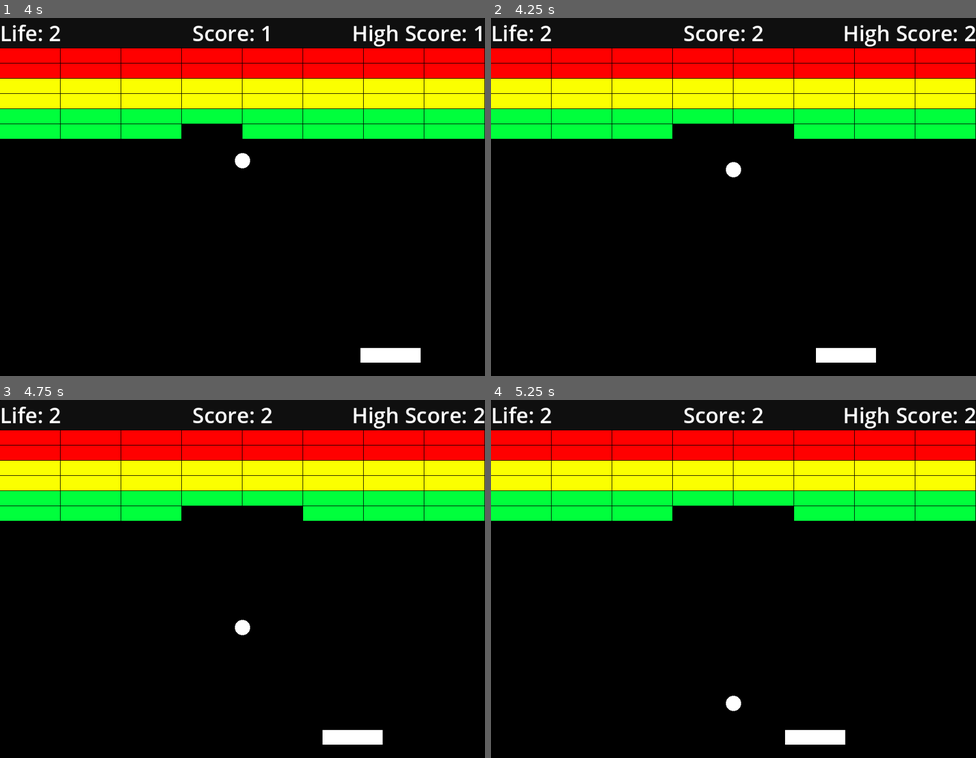
Above: before the commit, frames 1-4 (two rows, left to right).
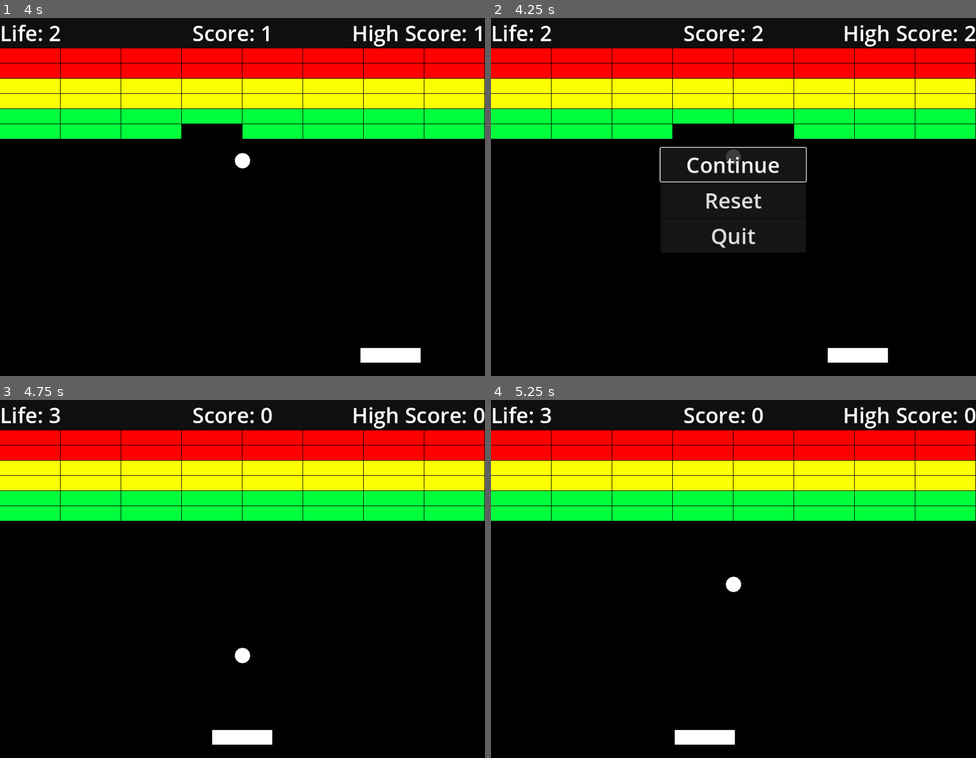
Above: after the commit, the same moments.

Repository: Xyloph/20GC_Game2
Game: Godot game, scene res://scenes/main.tscn
Two runs of this game, one before a commit and one after it. Both use one fixed random seed, a clock stepped at 60 frames per second and the inputs below.
Inputs (mouse positions are in pixels of both pictures, inside the frame that each line leads up to):
- Up to frame 1 (4 s): tap Enter at 0.5 s; hold Right (ui_right) 0.53-1.28 s; hold Left (ui_left) 1.28-2.03 s; hold Right (ui_right) 2.03-3.53 s; hold Left (ui_left) from 3.53 s (still down)
- Up to frame 2 (4.25 s): keep holding Left (ui_left); tap Escape (ui_cancel) at 4.15 s
- Up to frame 3 (4.75 s): release Left (ui_left) at 4.25 s; click (242, 582) at 4.25 s, where only the run after the commit has a clickable "Reset"
- Up to frame 4 (5.25 s): hold Left (ui_left) from 5.03 s (still down)

Frame 1 is identical in both runs. In frame 2, 1.4% of the frame differs, in the area x 34-82%, y 35-97%; in frame 3, 2.5%, in the area x 10-100%, y 2-97%; in frame 4, 2.5%.

Commit message:
refactor of everything, pause, score, saving/loading

Diff:
--- a/project.godot
+++ b/project.godot
@@ -15,6 +15,10 @@
 config/features=PackedStringArray("4.2", "GL Compatibility")
 config/icon="res://icon.svg"
 
+[autoload]
+
+EventBus="*res://resources/EventBus.gd"
+
 [display]
 
 window/size/viewport_width=1024
@@ -23,7 +27,8 @@
 
 [editor]
 
-movie_writer/movie_file="C:/src/godot/Game2_Breakout/record.avi"
+movie_writer/movie_file="D:/src/godot/20Games/20GC_Game2/record.avi"
+movie_writer/fps=120
 
 [physics]
 
--- /dev/null
+++ b/resources/EventBus.gd
@@ -0,0 +1,3 @@
+extends Node
+# Signal sent when a block is destroyed
+signal block_destroyed()
--- /dev/null
+++ b/resources/highscore.gd
@@ -0,0 +1,20 @@
+extends Node
+class_name HighScore
+
+const path = "user://high_score.save"
+
+static func save(value):
+	var file := FileAccess.open(path, FileAccess.WRITE)
+	print("Saving high score")
+	file.store_var(value)
+	file.close()
+
+static func load() -> int:
+	if FileAccess.file_exists(path):
+		var file := FileAccess.open(path, FileAccess.READ)
+		var score := file.get_var() as int
+		print("Loading high score")
+		file.close()
+		return score
+	else:
+		return 0 # default high score
--- /dev/null
+++ b/scenes/Level1.tscn
@@ -0,0 +1,235 @@
+[gd_scene load_steps=2 format=3 uid="uid://dh3bdnsejlo0c"]
+
+[ext_resource type="PackedScene" uid="uid://b4sl771iccapw" path="res://scenes/block.tscn" id="1_rqnug"]
+
+[node name="Level1" type="Node2D"]
+
+[node name="Row3" type="Node2D" parent="."]
+
+[node name="Block" parent="Row3" instance=ExtResource("1_rqnug")]
+position = Vector2(0, 64)
+hit_points = 3
+color = Color(1, 0, 0, 1)
+
+[node name="Block2" parent="Row3" instance=ExtResource("1_rqnug")]
+position = Vector2(0, 96)
+hit_points = 3
+color = Color(1, 0, 0, 1)
+
+[node name="Block3" parent="Row3" instance=ExtResource("1_rqnug")]
+position = Vector2(128, 64)
+hit_points = 3
+color = Color(1, 0, 0, 1)
+
+[node name="Block4" parent="Row3" instance=ExtResource("1_rqnug")]
+position = Vector2(128, 96)
+hit_points = 3
+color = Color(1, 0, 0, 1)
+
+[node name="Block5" parent="Row3" instance=ExtResource("1_rqnug")]
+position = Vector2(256, 64)
+hit_points = 3
+color = Color(1, 0, 0, 1)
+
+[node name="Block6" parent="Row3" instance=ExtResource("1_rqnug")]
+position = Vector2(256, 96)
+hit_points = 3
+color = Color(1, 0, 0, 1)
+
+[node name="Block7" parent="Row3" instance=ExtResource("1_rqnug")]
+position = Vector2(384, 64)
+hit_points = 3
+color = Color(1, 0, 0, 1)
+
+[node name="Block8" parent="Row3" instance=ExtResource("1_rqnug")]
+position = Vector2(384, 96)
+hit_points = 3
+color = Color(1, 0, 0, 1)
+
+[node name="Block9" parent="Row3" instance=ExtResource("1_rqnug")]
+position = Vector2(512, 64)
+hit_points = 3
+color = Color(1, 0, 0, 1)
+
+[node name="Block10" parent="Row3" instance=ExtResource("1_rqnug")]
+position = Vector2(512, 96)
+hit_points = 3
+color = Color(1, 0, 0, 1)
+
+[node name="Block11" parent="Row3" instance=ExtResource("1_rqnug")]
+position = Vector2(640, 64)
+hit_points = 3
+color = Color(1, 0, 0, 1)
+
+[node name="Block12" parent="Row3" instance=ExtResource("1_rqnug")]
+position = Vector2(640, 96)
+hit_points = 3
+color = Color(1, 0, 0, 1)
+
+[node name="Block13" parent="Row3" instance=ExtResource("1_rqnug")]
+position = Vector2(768, 64)
+hit_points = 3
+color = Color(1, 0, 0, 1)
+
+[node name="Block14" parent="Row3" instance=ExtResource("1_rqnug")]
+position = Vector2(768, 96)
+hit_points = 3
+color = Color(1, 0, 0, 1)
+
+[node name="Block15" parent="Row3" instance=ExtResource("1_rqnug")]
+position = Vector2(896, 64)
+hit_points = 3
+color = Color(1, 0, 0, 1)
+
+[node name="Block16" parent="Row3" instance=ExtResource("1_rqnug")]
+position = Vector2(896, 96)
+hit_points = 3
+color = Color(1, 0, 0, 1)
+
+[node name="Row2" type="Node2D" parent="."]
+
+[node name="Block" parent="Row2" instance=ExtResource("1_rqnug")]
+position = Vector2(0, 128)
+hit_points = 2
+color = Color(0.984314, 1, 0, 1)
+
+[node name="Block2" parent="Row2" instance=ExtResource("1_rqnug")]
+position = Vector2(0, 160)
+hit_points = 2
+color = Color(0.984314, 1, 0, 1)
+
+[node name="Block3" parent="Row2" instance=ExtResource("1_rqnug")]
+position = Vector2(128, 128)
+hit_points = 2
+color = Color(0.984314, 1, 0, 1)
+
+[node name="Block4" parent="Row2" instance=ExtResource("1_rqnug")]
+position = Vector2(128, 160)
+hit_points = 2
+color = Color(0.984314, 1, 0, 1)
+
+[node name="Block5" parent="Row2" instance=ExtResource("1_rqnug")]
+position = Vector2(256, 128)
+hit_points = 2
+color = Color(0.984314, 1, 0, 1)
+
+[node name="Block6" parent="Row2" instance=ExtResource("1_rqnug")]
+position = Vector2(256, 160)
+hit_points = 2
+color = Color(0.984314, 1, 0, 1)
+
+[node name="Block7" parent="Row2" instance=ExtResource("1_rqnug")]
+position = Vector2(384, 128)
+hit_points = 2
+color = Color(0.984314, 1, 0, 1)
+
+[node name="Block8" parent="Row2" instance=ExtResource("1_rqnug")]
+position = Vector2(384, 160)
+hit_points = 2
+color = Color(0.984314, 1, 0, 1)
+
+[node name="Block9" parent="Row2" instance=ExtResource("1_rqnug")]
+position = Vector2(512, 128)
+hit_points = 2
+color = Color(0.984314, 1, 0, 1)
+
+[node name="Block10" parent="Row2" instance=ExtResource("1_rqnug")]
+position = Vector2(512, 160)
+hit_points = 2
+color = Color(0.984314, 1, 0, 1)
+
+[node name="Block11" parent="Row2" instance=ExtResource("1_rqnug")]
+position = Vector2(640, 128)
+hit_points = 2
+color = Color(0.984314, 1, 0, 1)
+
+[node name="Block12" parent="Row2" instance=ExtResource("1_rqnug")]
+position = Vector2(640, 160)
+hit_points = 2
+color = Color(0.984314, 1, 0, 1)
+
+[node name="Block13" parent="Row2" instance=ExtResource("1_rqnug")]
+position = Vector2(768, 128)
+hit_points = 2
+color = Color(0.984314, 1, 0, 1)
+
+[node name="Block14" parent="Row2" instance=ExtResource("1_rqnug")]
+position = Vector2(768, 160)
+hit_points = 2
+color = Color(0.984314, 1, 0, 1)
+
+[node name="Block15" parent="Row2" instance=ExtResource("1_rqnug")]
+position = Vector2(896, 128)
+hit_points = 2
+color = Color(0.984314, 1, 0, 1)
+
+[node name="Block16" parent="Row2" instance=ExtResource("1_rqnug")]
+position = Vector2(896, 160)
+hit_points = 2
+color = Color(0.984314, 1, 0, 1)
+
+[node name="Row1" type="Node2D" parent="."]
+
+[node name="Block" parent="Row1" instance=ExtResource("1_rqnug")]
+position = Vector2(0, 192)
+color = Color(0, 1, 0.235294, 1)
+
+[node name="Block2" parent="Row1" instance=ExtResource("1_rqnug")]
+position = Vector2(0, 224)
+color = Color(0, 1, 0.235294, 1)
+
+[node name="Block3" parent="Row1" instance=ExtResource("1_rqnug")]
+position = Vector2(128, 192)
+color = Color(0, 1, 0.235294, 1)
+
+[node name="Block4" parent="Row1" instance=ExtResource("1_rqnug")]
+position = Vector2(128, 224)
+color = Color(0, 1, 0.235294, 1)
+
+[node name="Block5" parent="Row1" instance=ExtResource("1_rqnug")]
+position = Vector2(256, 192)
+color = Color(0, 1, 0.235294, 1)
+
+[node name="Block6" parent="Row1" instance=ExtResource("1_rqnug")]
+position = Vector2(256, 224)
+color = Color(0, 1, 0.235294, 1)
+
+[node name="Block7" parent="Row1" instance=ExtResource("1_rqnug")]
+position = Vector2(384, 192)
+color = Color(0, 1, 0.235294, 1)
+
+[node name="Block8" parent="Row1" instance=ExtResource("1_rqnug")]
+position = Vector2(384, 224)
+color = Color(0, 1, 0.235294, 1)
+
+[node name="Block9" parent="Row1" instance=ExtResource("1_rqnug")]
+position = Vector2(512, 192)
+color = Color(0, 1, 0.235294, 1)
+
+[node name="Block10" parent="Row1" instance=ExtResource("1_rqnug")]
+position = Vector2(512, 224)
+color = Color(0, 1, 0.235294, 1)
+
+[node name="Block11" parent="Row1" instance=ExtResource("1_rqnug")]
+position = Vector2(640, 192)
+color = Color(0, 1, 0.235294, 1)
+
+[node name="Block12" parent="Row1" instance=ExtResource("1_rqnug")]
+position = Vector2(640, 224)
+color = Color(0, 1, 0.235294, 1)
+
+[node name="Block13" parent="Row1" instance=ExtResource("1_rqnug")]
+position = Vector2(768, 192)
+color = Color(0, 1, 0.235294, 1)
+
+[node name="Block14" parent="Row1" instance=ExtResource("1_rqnug")]
+position = Vector2(768, 224)
+color = Color(0, 1, 0.235294, 1)
+
+[node name="Block15" parent="Row1" instance=ExtResource("1_rqnug")]
+position = Vector2(896, 192)
+color = Color(0, 1, 0.235294, 1)
+
+[node name="Block16" parent="Row1" instance=ExtResource("1_rqnug")]
+position = Vector2(896, 224)
+color = Color(0, 1, 0.235294, 1)
--- a/scenes/main.tscn
+++ b/scenes/main.tscn
@@ -1,242 +1,15 @@
-[gd_scene load_steps=5 format=3 uid="uid://55gdbgimfbvk"]
+[gd_scene load_steps=8 format=3 uid="uid://55gdbgimfbvk"]
 
 [ext_resource type="Script" path="res://scripts/main.gd" id="1_08da0"]
 [ext_resource type="PackedScene" uid="uid://b4sl771iccapw" path="res://scenes/block.tscn" id="2_cr6gh"]
 [ext_resource type="PackedScene" uid="uid://d1p1bdcb4oqog" path="res://scenes/ball.tscn" id="3_nvyhm"]
 [ext_resource type="PackedScene" uid="uid://dd6r04buxxtfc" path="res://scenes/ui.tscn" id="4_tyu2r"]
+[ext_resource type="PackedScene" uid="uid://dh3bdnsejlo0c" path="res://scenes/Level1.tscn" id="5_7qtve"]
+[ext_resource type="Script" path="res://scripts/ui.gd" id="5_og4ed"]
+[ext_resource type="PackedScene" uid="uid://c03mkkbkoy4sh" path="res://scenes/pause_menu.tscn" id="6_uw8xt"]
 
 [node name="Main" type="Node2D"]
 script = ExtResource("1_08da0")
-
-[node name="Row3" type="Node2D" parent="."]
-
-[node name="Block" parent="Row3" instance=ExtResource("2_cr6gh")]
-position = Vector2(0, 64)
-hit_points = 3
-color = Color(1, 0, 0, 1)
-
-[node name="Block2" parent="Row3" instance=ExtResource("2_cr6gh")]
-position = Vector2(0, 96)
-hit_points = 3
-color = Color(1, 0, 0, 1)
-
-[node name="Block3" parent="Row3" instance=ExtResource("2_cr6gh")]
-position = Vector2(128, 64)
-hit_points = 3
-color = Color(1, 0, 0, 1)
-
-[node name="Block4" parent="Row3" instance=ExtResource("2_cr6gh")]
-position = Vector2(128, 96)
-hit_points = 3
-color = Color(1, 0, 0, 1)
-
-[node name="Block5" parent="Row3" instance=ExtResource("2_cr6gh")]
-position = Vector2(256, 64)
-hit_points = 3
-color = Color(1, 0, 0, 1)
-
-[node name="Block6" parent="Row3" instance=ExtResource("2_cr6gh")]
-position = Vector2(256, 96)
-hit_points = 3
-color = Color(1, 0, 0, 1)
-
-[node name="Block7" parent="Row3" instance=ExtResource("2_cr6gh")]
-position = Vector2(384, 64)
-hit_points = 3
-color = Color(1, 0, 0, 1)
-
-[node name="Block8" parent="Row3" instance=ExtResource("2_cr6gh")]
-position = Vector2(384, 96)
-hit_points = 3
-color = Color(1, 0, 0, 1)
-
-[node name="Block9" parent="Row3" instance=ExtResource("2_cr6gh")]
-position = Vector2(512, 64)
-hit_points = 3
-color = Color(1, 0, 0, 1)
-
-[node name="Block10" parent="Row3" instance=ExtResource("2_cr6gh")]
-position = Vector2(512, 96)
-hit_points = 3
-color = Color(1, 0, 0, 1)
-
-[node name="Block11" parent="Row3" instance=ExtResource("2_cr6gh")]
-position = Vector2(640, 64)
-hit_points = 3
-color = Color(1, 0, 0, 1)
-
-[node name="Block12" parent="Row3" instance=ExtResource("2_cr6gh")]
-position = Vector2(640, 96)
-hit_points = 3
-color = Color(1, 0, 0, 1)
-
-[node name="Block13" parent="Row3" instance=ExtResource("2_cr6gh")]
-position = Vector2(768, 64)
-hit_points = 3
-color = Color(1, 0, 0, 1)
-
-[node name="Block14" parent="Row3" instance=ExtResource("2_cr6gh")]
-position = Vector2(768, 96)
-hit_points = 3
-color = Color(1, 0, 0, 1)
-
-[node name="Block15" parent="Row3" instance=ExtResource("2_cr6gh")]
-position = Vector2(896, 64)
-hit_points = 3
-color = Color(1, 0, 0, 1)
-
-[node name="Block16" parent="Row3" instance=ExtResource("2_cr6gh")]
-position = Vector2(896, 96)
-hit_points = 3
-color = Color(1, 0, 0, 1)
-
-[node name="Row2" type="Node2D" parent="."]
-
-[node name="Block" parent="Row2" instance=ExtResource("2_cr6gh")]
-position = Vector2(0, 128)
-hit_points = 2
-color = Color(0.984314, 1, 0, 1)
-
-[node name="Block2" parent="Row2" instance=ExtResource("2_cr6gh")]
-position = Vector2(0, 160)
-hit_points = 2
-color = Color(0.984314, 1, 0, 1)
-
-[node name="Block3" parent="Row2" instance=ExtResource("2_cr6gh")]
-position = Vector2(128, 128)
-hit_points = 2
-color = Color(0.984314, 1, 0, 1)
-
-[node name="Block4" parent="Row2" instance=ExtResource("2_cr6gh")]
-position = Vector2(128, 160)
-hit_points = 2
-color = Color(0.984314, 1, 0, 1)
-
-[node name="Block5" parent="Row2" instance=ExtResource("2_cr6gh")]
-position = Vector2(256, 128)
-hit_points = 2
-color = Color(0.984314, 1, 0, 1)
-
-[node name="Block6" parent="Row2" instance=ExtResource("2_cr6gh")]
-position = Vector2(256, 160)
-hit_points = 2
-color = Color(0.984314, 1, 0, 1)
-
-[node name="Block7" parent="Row2" instance=ExtResource("2_cr6gh")]
-position = Vector2(384, 128)
-hit_points = 2
-color = Color(0.984314, 1, 0, 1)
-
-[node name="Block8" parent="Row2" instance=ExtResource("2_cr6gh")]
-position = Vector2(384, 160)
-hit_points = 2
-color = Color(0.984314, 1, 0, 1)
-
-[node name="Block9" parent="Row2" instance=ExtResource("2_cr6gh")]
-position = Vector2(512, 128)
-hit_points = 2
-color = Color(0.984314, 1, 0, 1)
-
-[node name="Block10" parent="Row2" instance=ExtResource("2_cr6gh")]
-position = Vector2(512, 160)
-hit_points = 2
-color = Color(0.984314, 1, 0, 1)
-
-[node name="Block11" parent="Row2" instance=ExtResource("2_cr6gh")]
-position = Vector2(640, 128)
-hit_points = 2
-color = Color(0.984314, 1, 0, 1)
-
-[node name="Block12" parent="Row2" instance=ExtResource("2_cr6gh")]
-position = Vector2(640, 160)
-hit_points = 2
-color = Color(0.984314, 1, 0, 1)
-
-[node name="Block13" parent="Row2" instance=ExtResource("2_cr6gh")]
-position = Vector2(768, 128)
-hit_points = 2
-color = Color(0.984314, 1, 0, 1)
-
-[node name="Block14" parent="Row2" instance=ExtResource("2_cr6gh")]
-position = Vector2(768, 160)
-hit_points = 2
-color = Color(0.984314, 1, 0, 1)
-
-[node name="Block15" parent="Row2" instance=ExtResource("2_cr6gh")]
-position = Vector2(896, 128)
-hit_points = 2
-color = Color(0.984314, 1, 0, 1)
-
-[node name="Block16" parent="Row2" instance=ExtResource("2_cr6gh")]
-position = Vector2(896, 160)
-hit_points = 2
-color = Color(0.984314, 1, 0, 1)
-
-[node name="Row1" type="Node2D" parent="."]
-
-[node name="Block" parent="Row1" instance=ExtResource("2_cr6gh")]
-position = Vector2(0, 192)
-color = Color(0, 1, 0.235294, 1)
-
-[node name="Block2" parent="Row1" instance=ExtResource("2_cr6gh")]
-position = Vector2(0, 224)
-color = Color(0, 1, 0.235294, 1)
-
-[node name="Block3" parent="Row1" instance=ExtResource("2_cr6gh")]
-position = Vector2(128, 192)
-color = Color(0, 1, 0.235294, 1)
-
-[node name="Block4" parent="Row1" instance=ExtResource("2_cr6gh")]
-position = Vector2(128, 224)
-color = Color(0, 1, 0.235294, 1)
-
-[node name="Block5" parent="Row1" instance=ExtResource("2_cr6gh")]
-position = Vector2(256, 192)
-color = Color(0, 1, 0.235294, 1)
-
-[node name="Block6" parent="Row1" instance=ExtResource("2_cr6gh")]
-position = Vector2(256, 224)
-color = Color(0, 1, 0.235294, 1)
-
-[node name="Block7" parent="Row1" instance=ExtResource("2_cr6gh")]
-position = Vector2(384, 192)
-color = Color(0, 1, 0.235294, 1)
-
-[node name="Block8" parent="Row1" instance=ExtResource("2_cr6gh")]
-position = Vector2(384, 224)
-color = Color(0, 1, 0.235294, 1)
-
-[node name="Block9" parent="Row1" instance=ExtResource("2_cr6gh")]
-position = Vector2(512, 192)
-color = Color(0, 1, 0.235294, 1)
-
-[node name="Block10" parent="Row1" instance=ExtResource("2_cr6gh")]
-position = Vector2(512, 224)
-color = Color(0, 1, 0.235294, 1)
-
-[node name="Block11" parent="Row1" instance=ExtResource("2_cr6gh")]
-position = Vector2(640, 192)
-color = Color(0, 1, 0.235294, 1)
-
-[node name="Block12" parent="Row1" instance=ExtResource("2_cr6gh")]
-position = Vector2(640, 224)
-color = Color(0, 1, 0.235294, 1)
-
-[node name="Block13" parent="Row1" instance=ExtResource("2_cr6gh")]
-position = Vector2(768, 192)
-color = Color(0, 1, 0.235294, 1)
-
-[node name="Block14" parent="Row1" instance=ExtResource("2_cr6gh")]
-position = Vector2(768, 224)
-color = Color(0, 1, 0.235294, 1)
-
-[node name="Block15" parent="Row1" instance=ExtResource("2_cr6gh")]
-position = Vector2(896, 192)
-color = Color(0, 1, 0.235294, 1)
-
-[node name="Block16" parent="Row1" instance=ExtResource("2_cr6gh")]
-position = Vector2(896, 224)
-color = Color(0, 1, 0.235294, 1)
 
 [node name="Player" type="Node2D" parent="."]
 position = Vector2(448, 696)
@@ -256,3 +29,10 @@
 position = Vector2(0, 64)
 
 [node name="UI" parent="." instance=ExtResource("4_tyu2r")]
+script = ExtResource("5_og4ed")
+
+[node name="PauseMenu" parent="UI" instance=ExtResource("6_uw8xt")]
+
+[node name="Level1" parent="." instance=ExtResource("5_7qtve")]
+
+[connection signal="quit" from="UI/PauseMenu" to="." method="_on_pause_menu_quit"]
--- /dev/null
+++ b/scenes/pause_menu.tscn
@@ -0,0 +1,52 @@
+[gd_scene load_steps=3 format=3 uid="uid://c03mkkbkoy4sh"]
+
+[ext_resource type="Theme" uid="uid://dy4doi4lyieg0" path="res://resources/ui_theme.tres" id="1_augpk"]
+[ext_resource type="Script" path="res://scripts/pause_menu.gd" id="1_ck6uf"]
+
+[node name="PauseMenu" type="Control"]
+process_mode = 3
+layout_mode = 3
+anchors_preset = 15
+anchor_right = 1.0
+anchor_bottom = 1.0
+grow_horizontal = 2
+grow_vertical = 2
+size_flags_horizontal = 3
+size_flags_vertical = 3
+theme = ExtResource("1_augpk")
+script = ExtResource("1_ck6uf")
+
+[node name="MarginContainer" type="MarginContainer" parent="."]
+layout_mode = 1
+anchors_preset = -1
+anchor_left = 0.35
+anchor_top = 0.35612
+anchor_right = 0.65
+anchor_bottom = 0.64388
+grow_horizontal = 2
+grow_vertical = 2
+theme = ExtResource("1_augpk")
+metadata/_edit_use_anchors_ = true
+
+[node name="PanelContainer" type="PanelContainer" parent="MarginContainer"]
+layout_mode = 2
+theme = ExtResource("1_augpk")
+
+[node name="VBoxContainer" type="VBoxContainer" parent="MarginContainer/PanelContainer"]
+layout_mode = 2
+
+[node name="ContinueButton" type="Button" parent="MarginContainer/PanelContainer/VBoxContainer"]
+layout_mode = 2
+text = "Continue"
+
+[node name="ResetButton" type="Button" parent="MarginContainer/PanelContainer/VBoxContainer"]
+layout_mode = 2
+text = "Reset"
+
+[node name="QuitButton" type="Button" parent="MarginContainer/PanelContainer/VBoxContainer"]
+layout_mode = 2
+text = "Quit"
+
+[connection signal="pressed" from="MarginContainer/PanelContainer/VBoxContainer/ContinueButton" to="." method="_on_continue_button_pressed"]
+[connection signal="pressed" from="MarginContainer/PanelContainer/VBoxContainer/ResetButton" to="." method="_on_reset_button_pressed"]
+[connection signal="pressed" from="MarginContainer/PanelContainer/VBoxContainer/QuitButton" to="." method="_on_quit_button_pressed"]
--- a/scenes/ui.tscn
+++ b/scenes/ui.tscn
@@ -1,10 +1,10 @@
 [gd_scene load_steps=3 format=3 uid="uid://dd6r04buxxtfc"]
 
+[ext_resource type="Script" path="res://resources/highscore.gd" id="1_14k34"]
 [ext_resource type="Theme" uid="uid://dy4doi4lyieg0" path="res://resources/ui_theme.tres" id="1_m5l8t"]
-[ext_resource type="Script" path="res://scripts/ui.gd" id="2_tienc"]
 
 [node name="UI" type="CanvasLayer"]
-script = ExtResource("2_tienc")
+script = ExtResource("1_14k34")
 
 [node name="PanelContainer" type="PanelContainer" parent="."]
 anchors_preset = 10
--- a/scripts/block.gd
+++ b/scripts/block.gd
@@ -26,6 +26,21 @@
 		outline = value
 		queue_redraw()
 
+func hit_block() -> void:
+	if self.hit_points == 1:
+		self.queue_free()
+		EventBus.block_destroyed.emit()
+	else:
+		self.hit_points -= 1
+		_set_color_from_hp()
+
+func _set_color_from_hp() -> void:
+	match self.hit_points:
+		1: self.color = Color("green")
+		2: self.color = Color("yellow")
+		3: self.color = Color("red")
+		_: self.color = Color("purple")
+
 func _draw():
 	draw_rect(Rect2(Vector2.ZERO, size),color, true)
 	draw_rect(Rect2(Vector2.ZERO, size),outline, false, outline_size)
--- a/scripts/main.gd
+++ b/scripts/main.gd
@@ -7,18 +7,13 @@
 @onready var main = $"."
 @onready var lower_right = $LowerRight
 @onready var top_left = $TopLeft
-@onready var ui = $UI
-
+@onready var ui: UI = $UI
 
 const PLAYER_SPEED = 400
 const ORIGINAL_BALL_SPEED = 300
 const ORIGINAL_PLAYER_WIDTH = 128
 var ball_speed = 300
 var ball_velocity : Vector2
-
-var score := 0
-var high_score := 0
-var life := 3
 
 var hit_sound = preload("res://assets/sounds/hit.wav")
 var rebound_sound = preload("res://assets/sounds/rebound.wav")
@@ -27,6 +22,7 @@
 func _ready():
 	# set an initial ball velocity
 	ball_velocity = Vector2(0,-1)
+	EventBus.block_destroyed.connect(_on_block_destroyed)
 
 # Called every frame. 'delta' is the elapsed time since the previous frame.
 func _process(delta):
@@ -76,27 +72,7 @@
 		else:
 			# straight bounce from the top blocks
 			ball_velocity = ball_velocity.bounce(collision.get_normal())
-			_hit_block(collider)
-
-func _hit_block(target:Block) -> void:
-	ball_speed += 20
-	if target.hit_points == 1:
-		target.queue_free()
-		score += 1
-		if score > high_score:
-			high_score = score
-			ui.set_high_score(high_score)
-		ui.set_score(score)
-	else:
-		target.hit_points -= 1
-		_set_color_from_hp(target)
-
-func _set_color_from_hp(target:Block) -> void:
-	match target.hit_points:
-		1: target.color = Color("green")
-		2: target.color = Color("yellow")
-		3: target.color = Color("red")
-		_: target.color = Color("purple")
+			collider.hit_block()
 
 # when ball goes south, remove one life / game over
 func _life_loss() -> void:
@@ -104,12 +80,29 @@
 	ball_velocity = Vector2(0,-1)
 	ball.position = Vector2(lower_right.position.x / 2, player.position.y - 40)
 	$Player/Block.size.x = ORIGINAL_PLAYER_WIDTH
-	life -= 1
-	ui.set_life(life)
-	pass
+	ui.decrement_life()
 
 # when hitting top, paddle must become slimmer
 func _hit_top() -> void:
 	$Player/Block.size.x -= 20
 	if ($Player/Block.size.x <= 0):
+		# when paddle size is too small, life loss
 		_life_loss()
+
+# when a block gets destroyed, score and speed goes up
+func _on_block_destroyed() -> void:
+	ui.increment_score()
+	ball_speed += 20
+
+func _notification(what: int) -> void:
+	if what == NOTIFICATION_WM_GO_BACK_REQUEST || what == NOTIFICATION_WM_CLOSE_REQUEST:
+		_save_and_quit()
+
+func _on_ui_game_over() -> void:
+	pass # Replace with function body.
+
+func _on_pause_menu_quit() -> void:
+	_save_and_quit()
+
+func _save_and_quit() -> void:
+	ui.save_high_score()
--- /dev/null
+++ b/scripts/pause_menu.gd
@@ -0,0 +1,33 @@
+extends Control
+class_name PauseMenu
+
+@export_file var scene_to_load_file_path: String = "res://scenes/main.tscn"
+@onready var continue_button: Button = $MarginContainer/PanelContainer/VBoxContainer/ContinueButton
+
+signal quit
+
+func _ready() -> void:
+	assert(FileAccess.file_exists(scene_to_load_file_path), "This file doesn't exist!")
+	self.hide()
+
+func _unhandled_key_input(_event: InputEvent) -> void:
+	if Input.is_action_just_pressed("ui_cancel"):
+		get_tree().get_root().set_input_as_handled()
+		self.set_visible(not self.is_visible())
+
+		if self.is_visible():
+			get_tree().set_pause(true)
+			continue_button.grab_focus()
+		else:
+			get_tree().set_pause(false)
+
+func _on_continue_button_pressed() -> void:
+	self.hide()
+	get_tree().set_pause(false)
+
+func _on_reset_button_pressed() -> void:
+	get_tree().set_pause(false)
+	get_tree().change_scene_to_file(scene_to_load_file_path)
+
+func _on_quit_button_pressed() -> void:
+	quit.emit()
--- a/scripts/ui.gd
+++ b/scripts/ui.gd
@@ -5,11 +5,40 @@
 @onready var score_label = $PanelContainer/HBoxContainer/ScoreLabel
 @onready var high_score_label = $PanelContainer/HBoxContainer/HighScoreLabel
 
-func set_high_score(value):
+var high_score := 0
+var score := 0
+var life := 3
+
+signal game_over
+
+func _ready() -> void:
+	load_high_score()
+
+func increment_score() -> void:
+	score += 1
+	if (high_score < score):
+		high_score = score
+		_set_high_score(high_score)
+	_set_score(score)
+
+func decrement_life() -> void:
+	life -= 1
+	_set_life(life)
+
+func save_high_score() -> void:
+	HighScore.save(high_score)
+	# it's the last thing we do
+	get_tree().quit()
+
+func load_high_score() -> void:
+	high_score = HighScore.load()
+	_set_high_score(high_score)
+
+func _set_high_score(value):
 	high_score_label.text = "High Score: " + str(value)
 
-func set_score(value):
+func _set_score(value):
 	score_label.text = "Score: " + str(value)
 
-func set_life(value):
+func _set_life(value):
 	life_label.text = "Life: " + str(value)
